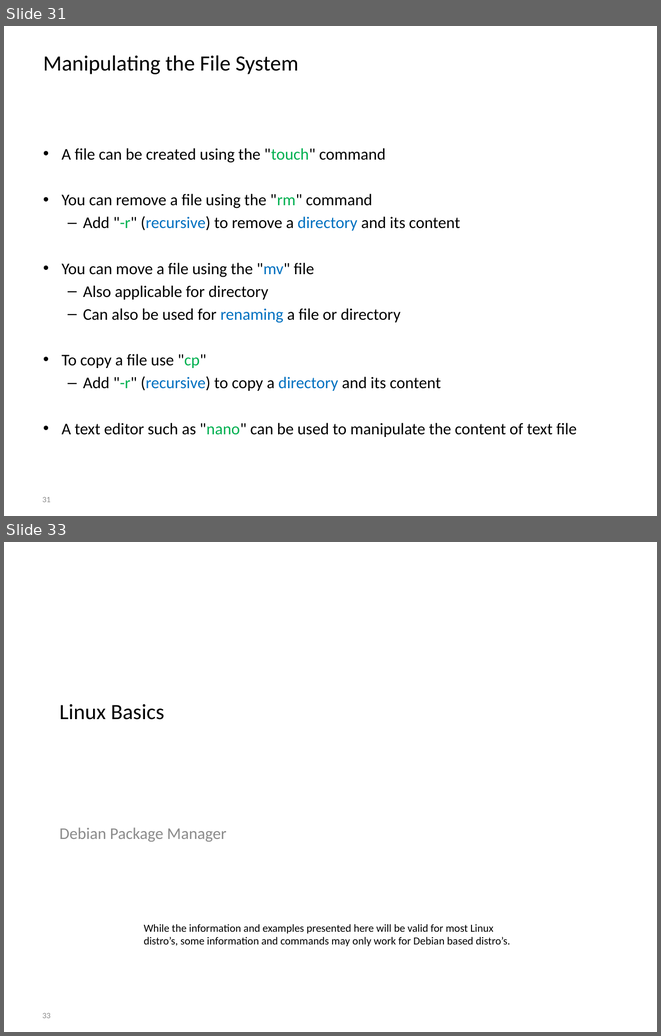
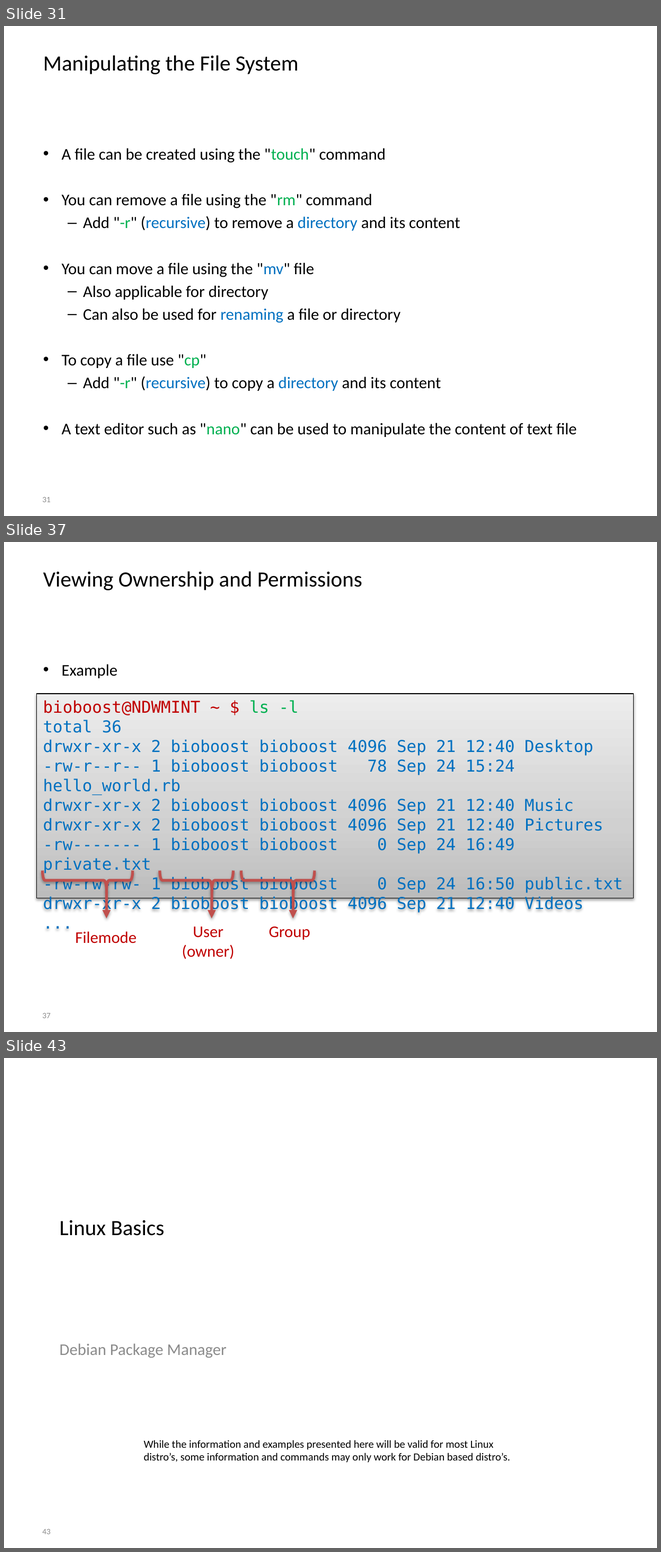
Before and after one commit to BioBoost/multimediatechnieken, a slide deck: slides/introduction_to_linux.pptx. Shown one above the other, each under a label of ours: slides 31 and 33 before the commit, slides 31, 37 and 43 after it; the slides between them are not shown. The pictures are 661x1036 and 661x1552 pixels, drawn with LibreOffice and Linux fonts; fonts in the diff are those of the drawing; background and template pictures are left out. Boxes give left, top, right and bottom in pixels: in the first picture for what was removed or moved away, otherwise in the second. Text is boxed around its words. In the diff, an @@ line names an element or a change of style, - is before the commit and + after.

Commit message:
Slides and course on linux file permissions

```diff
--- a/slides/introduction_to_linux.pptx
+++ b/slides/introduction_to_linux.pptx
@@ slide 37 added at (x1=4, y1=542, x2=657, y2=1032), background picture (left out) @@
@@ title added at (x1=43, y1=571, x2=362, y2=590), 24 pt, text #000000 @@
+Viewing Ownership and Permissions
@@ text added at (x1=62, y1=664, x2=118, y2=678), 18 pt, text #000000 @@
+• Example
@@ group added at (x1=37, y1=694, x2=634, y2=959): 3 right braces, 3 arrows, 3 texts, 1 rectangle @@
+bioboost@NDWMINT ~ $ ls -l
+total 36
+drwxr-xr-x 2 bioboost bioboost 4096 Sep 21 12:40 Desktop
+-rw-r--r-- 1 bioboost bioboost 78 Sep 24 15:24 hello_world.rb
+drwxr-xr-x 2 bioboost bioboost 4096 Sep 21 12:40 Music
+drwxr-xr-x 2 bioboost bioboost 4096 Sep 21 12:40 Pictures
+-rw------- 1 bioboost bioboost 0 Sep 24 16:49 private.txt
+-rw-rw-rw- 1 bioboost bioboost 0 Sep 24 16:50 public.txt
+drwxr-xr-x 2 bioboost bioboost 4096 Sep 21 12:40 Videos
+...
+Filemode
+User
+(owner)
+Group
@@ page number added at (x1=42, y1=1013, x2=51, y2=1018), 9 pt, text #8C8C8C @@
+37
@@ what was slide 33 is now slide 43 @@
@@ page number at (x1=42, y1=1529, x2=51, y2=1534): text changed @@
-33
+43
```
Also in this commit, not shown: 1 slide changed, 9 other slides added, 1 other file.
